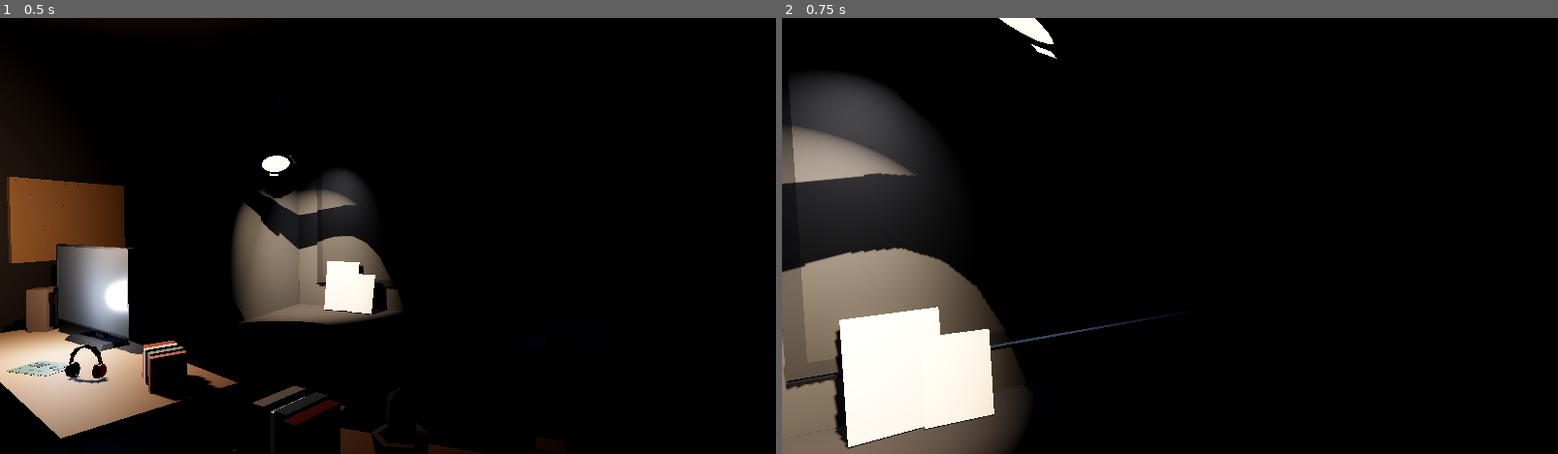
Above: before the commit, frames 1-2 (left to right).
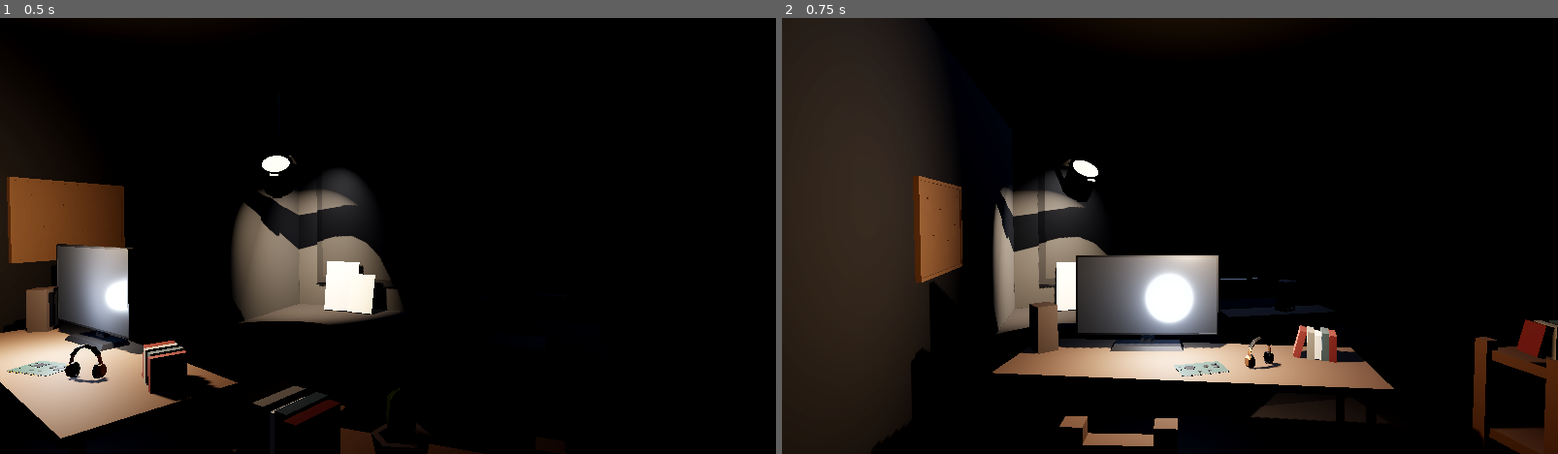
Above: after the commit, the same moments.

Repository: Khanh-glitch/Kh-nh-port
Game: Godot game, scene res://scenes/RoomStudy_C_PresentationPlane.tscn
The game is run twice, just before and just after one commit, with the same random seed, the same clock (stepped at 60 frames per second) and the same inputs. This scene is started directly instead of the project's main scene.
Inputs:
- Up to frame 1 (0.5 s): no input
- Up to frame 2 (0.75 s): tap Enter at 0.5 s; hold C (camera_toggle) from 0.53 s (still down)

Frame 1 is identical in both runs. In frame 2, 34% of the frame differs, in the area x 0-100%, y 0-100%.

Commit message:
Fix both broken secondary cameras; document derivatives and studies
B's secondary sat behind the light stand: a 2 m pole bisected the frame and
the fixture filled the upper third. C's sat ~2 m from a 4 m plane, so the
plane overflowed the frame and the hanging fixture masked the corner. Both
re-solved, after teaching solve_camera.py an 'avoid' term that penalises
objects looming between the camera and the hero -- the original solver
optimised framing and had no notion of obstruction, which is how it endorsed
a view straight through a light stand.

Documentation the asset kit was missing:
  - asset-manifest.json and PROVENANCE.md now record the two
    godot-compatible/ derivatives, why they exist, how they are generated
    and that geometry is unchanged (3.9e-8 m max deviation)
  - verified regeneration is idempotent: re-running the transcoder
    reproduces byte-identical files, originals untouched
  - scenes/README.md explains the three studies, the reserved surfaces and
    which files are generated
  - previews/README.md states plainly that these are not engine renders

Also stopped tracking tools/__pycache__ and added it to .gitignore.

Co-authored-by: arena-agent <297053741+arena-agent@users.noreply.github.com>

Diff:
--- a/assets/3d/room-showcase/asset-manifest.json
+++ b/assets/3d/room-showcase/asset-manifest.json
@@ -129,7 +129,16 @@
       "origin_url": "https://poly.pizza/m/U8yQZ9l0HZ",
       "mirror": "chappyasel/PersonalWebsite:public/models/corkboard.glb",
       "git_blob_sha": "5396a661c3ce4a964b276a369228e6ed5249ef6a",
-      "intended_role": "Surface for real notes, diagrams and research artifacts."
+      "intended_role": "Surface for real notes, diagrams and research artifacts.",
+      "godot_compatible_derivative": {
+        "path": "assets/3d/room-showcase/godot-compatible/research/corkboard.glb",
+        "bytes": 16200,
+        "git_blob_sha": "6b8bf72f2d86ce0c283af18bacc6bcd4880164d6",
+        "reason": "Original requires EXT_meshopt_compression + KHR_mesh_quantization, which Godot 4's glTF importer does not support; both are declared required, so the file has no fallback path and import fails outright.",
+        "produced_by": "tools/make-godot-compatible.mjs (npm run make-godot-compatible)",
+        "transform": "Decoded meshopt buffers and de-quantized vertex attributes to plain float32. Geometry unchanged: max AABB deviation 3.9e-8 m.",
+        "scene_usage": "Scenes reference this derivative; the original is retained unmodified as the provenance record."
+      }
     },
     {
       "id": "circuit-board",
@@ -142,7 +151,16 @@
       "origin_url": "https://poly.pizza/m/qqRVRerNSu",
       "mirror": "chappyasel/PersonalWebsite:public/models/circuit-board.glb",
       "git_blob_sha": "34ab7fcfcafb4f20bc82eff1748a4297f343619a",
-      "intended_role": "Subtle technical/AI cue; never the main AI metaphor."
+      "intended_role": "Subtle technical/AI cue; never the main AI metaphor.",
+      "godot_compatible_derivative": {
+        "path": "assets/3d/room-showcase/godot-compatible/ai/circuit-board.glb",
+        "bytes": 63056,
+        "git_blob_sha": "587145ec92b275cbb2b468d9b86bc1f7107b23b2",
+        "reason": "Original requires EXT_meshopt_compression + KHR_mesh_quantization, which Godot 4's glTF importer does not support; both are declared required, so the file has no fallback path and import fails outright.",
+        "produced_by": "tools/make-godot-compatible.mjs (npm run make-godot-compatible)",
+        "transform": "Decoded meshopt buffers and de-quantized vertex attributes to plain float32. Geometry unchanged: max AABB deviation 3.9e-8 m.",
+        "scene_usage": "Scenes reference this derivative; the original is retained unmodified as the provenance record."
+      }
     },
     {
       "id": "spotlight",
@@ -174,5 +192,6 @@
       "decision": "deferred",
       "reason": "Too much visual and technical mass before the room composition is approved; one spotlight is enough to test the event-production signal."
     }
-  ]
+  ],
+  "derivatives_note": "Two assets additionally ship a godot-compatible/ derivative. Originals are byte-for-byte as curated and remain the licensing/provenance record; derivatives exist only because Godot 4 cannot import meshopt-compressed glTF."
 }
--- a/scenes/RoomStudy_B_DiagonalStudio.tscn
+++ b/scenes/RoomStudy_B_DiagonalStudio.tscn
@@ -478,8 +478,8 @@
 current = true
 
 [node name="Secondary" type="Camera3D" parent="Cameras"]
-position = Vector3(-2.35, 1.8, 2.95)
-rotation_degrees = Vector3(-9.040046933, -31.607502246, 0)
+position = Vector3(3.7, 1.58, 1.55)
+rotation_degrees = Vector3(-3.868930739, 60.697792518, 0)
 fov = 54
 near = 0.05
 far = 40
--- a/scenes/RoomStudy_C_PresentationPlane.tscn
+++ b/scenes/RoomStudy_C_PresentationPlane.tscn
@@ -524,9 +524,9 @@
 current = true
 
 [node name="Secondary" type="Camera3D" parent="Cameras"]
-position = Vector3(-1.8, 1.7, 0.65)
-rotation_degrees = Vector3(-4.730760246, -35.247575058, 0)
-fov = 50
+position = Vector3(-1.4, 1.66, 4.75)
+rotation_degrees = Vector3(-2.344615859, -11.8131447, 0)
+fov = 54
 near = 0.05
 far = 40
 current = false
Binary file changed: previews/A_WorkWall_Canonical.png
Binary file changed: previews/A_WorkWall_Secondary.png
Binary file changed: previews/B_DiagonalStudio_Canonical.png
Binary file changed: previews/B_DiagonalStudio_Secondary.png
Binary file changed: previews/C_PresentationPlane_Canonical.png
Binary file changed: previews/C_PresentationPlane_Secondary.png
Not shown, changed: .gitignore
Not shown, changed: assets/3d/room-showcase/PROVENANCE.md
Not shown, added: scenes/README.md
Not shown, changed: tools/build_studies.py
Not shown, changed: tools/solve_camera.py
